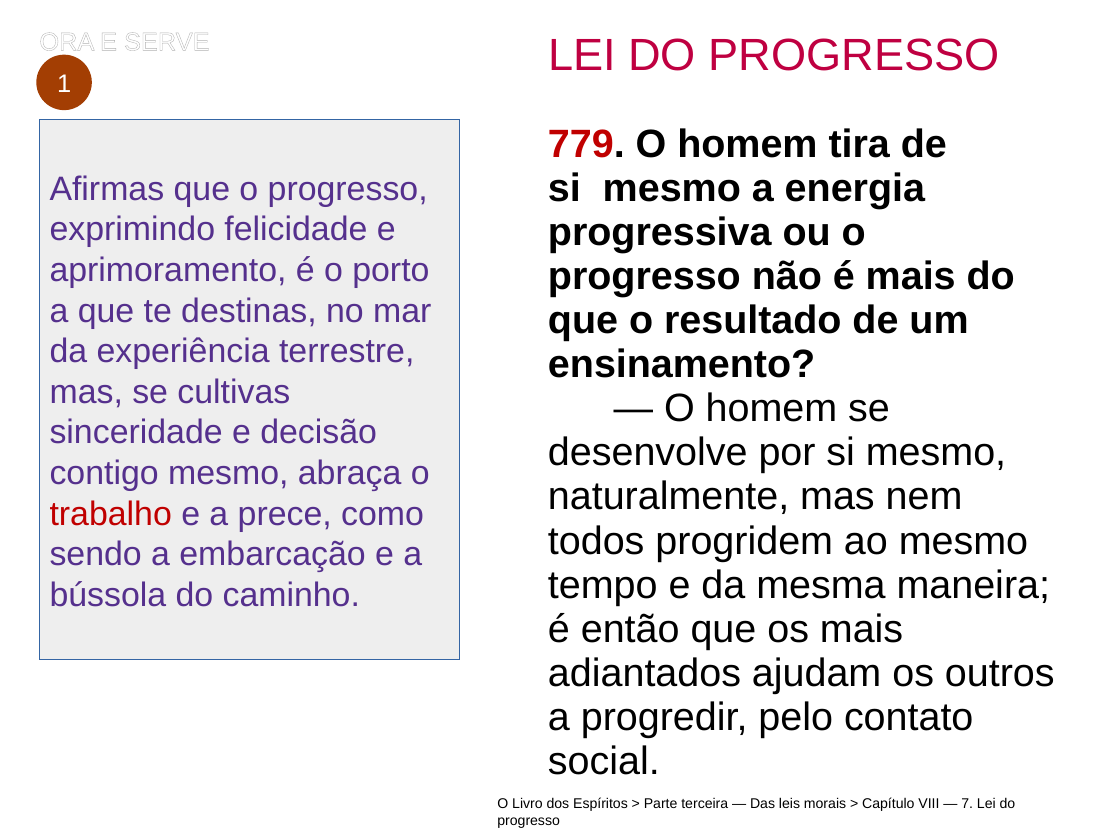
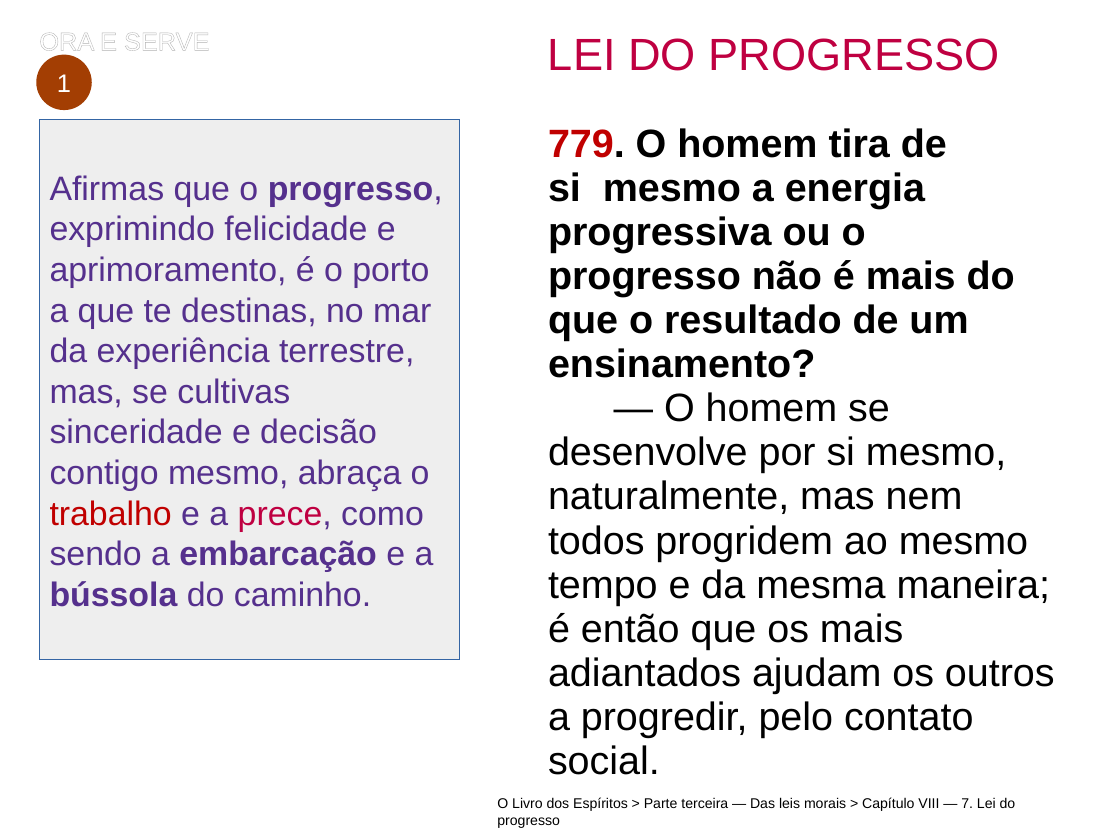
Before and after one commit to pjpro/palestra_ora_e_serve, a slide deck: slide 4 of presentation/Ora e Serve.pptx. Drawn at 1120x839 pixels with LibreOffice and Linux fonts; fonts in the diff are those of the drawing; background and template pictures are left out. Boxes give left, top, right and bottom in pixels: in the first picture for what was removed or moved away, otherwise in the second. Text is boxed around its words. In the diff, an @@ line names an element or a change of style, - is before the commit and + after.

```diff
--- a/presentation/Ora e Serve.pptx
+++ b/presentation/Ora e Serve.pptx
@@ rectangle "Afirmas que o progresso, exprimindo ..." at box(40, 120, 460, 659): text colour #55308D to #BF0041 in "prece,"; bold on in "progresso, embarcação bússola" @@
```
Also in this commit, not shown: 8 other slides changed, 3 other files.
